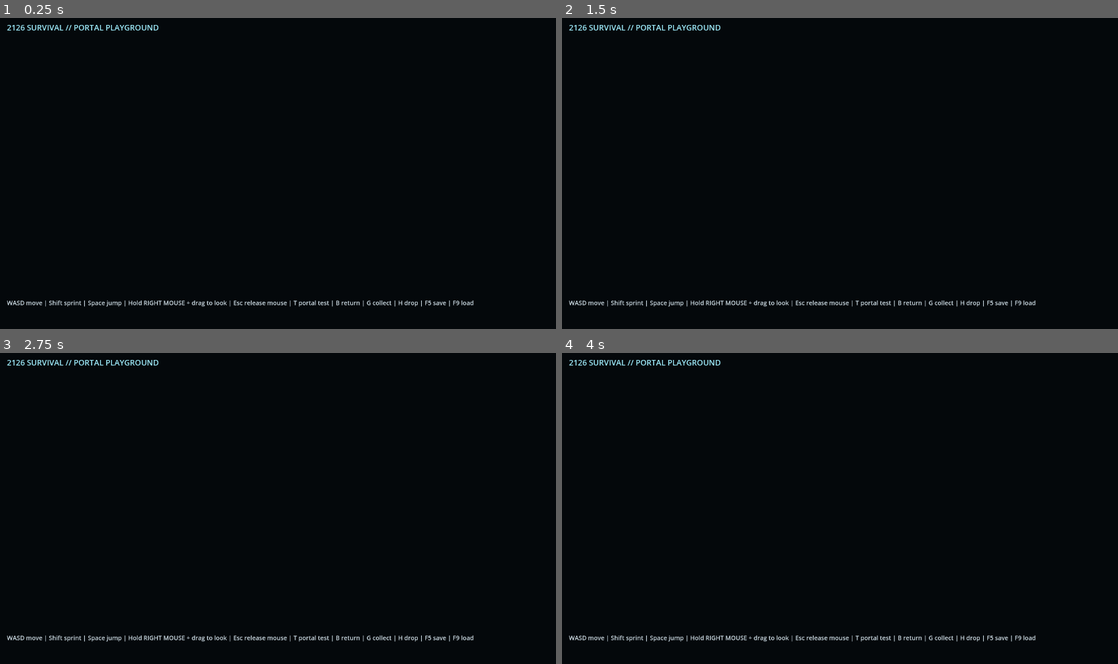
Above: before the commit, frames 1-4 (two rows, left to right).
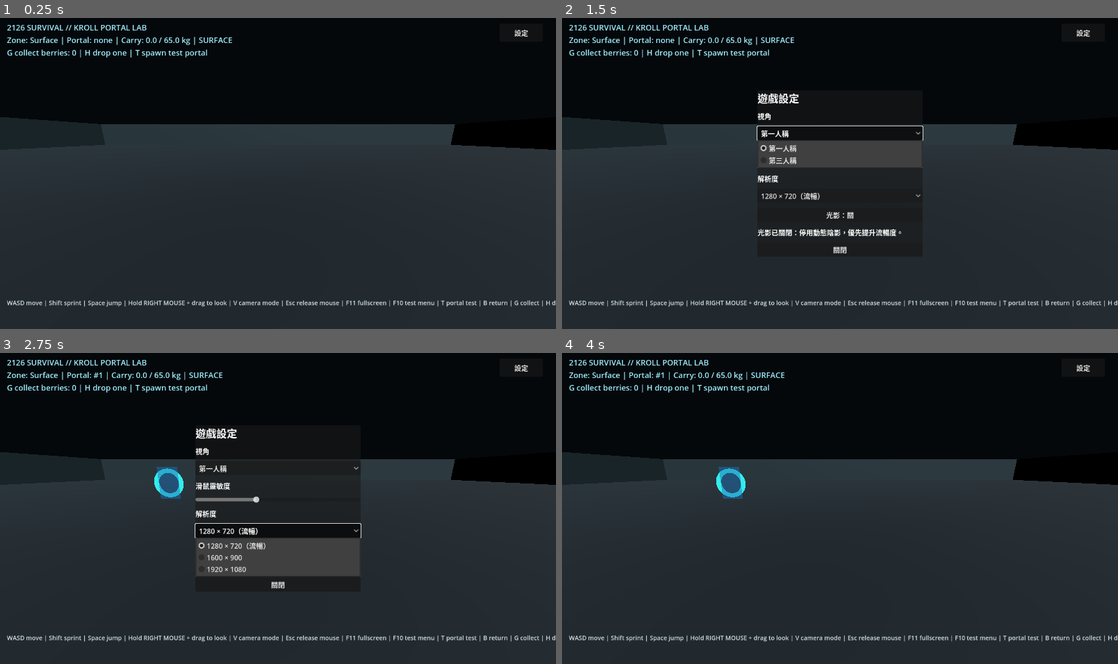
Above: after the commit, the same moments.

Repository: qaqp980520-prog/2126-Survival
Game: Godot game, scene res://prototypes/BackroomsPortalPlayground.tscn
Two runs of this game, one before a commit and one after it. Both use one fixed random seed, a clock stepped at 60 frames per second and the inputs below. This scene is started directly instead of the project's main scene.
Inputs (mouse positions are in pixels of both pictures, inside the frame that each line leads up to):
- Up to frame 1 (0.25 s): no input
- Up to frame 2 (1.5 s): click (1084, 33) at 0.5 s, where only the run after the commit has a clickable "設定"; click (840, 133) at 1.25 s, where only the run after the commit has a clickable "第一人稱"
- Up to frame 3 (2.75 s): click (278, 530) at 2 s, where only the run after the commit has a clickable "1280 × 720（流暢）"
- Up to frame 4 (4 s): click (840, 548) at 2.75 s, where only the run after the commit has a clickable "光影：關"; click (840, 583) at 3.5 s, where only the run after the commit has a clickable "關閉"

The runs differ from the first frame. In frame 1, 65% of the frame differs, in the area x 0-100%, y 2-100%; in frame 2, 60%; in frame 3, 61%; in frame 4, 65%.
Error before the commit: Parse Error: Could not preload resource script "res://systems/CropRegistry.gd". (res://prototypes/BackroomsPortalPlayground.gd:8)

Commit message:
Run 32: align CropRegistry lifecycle indentation with existing GDScript

Diff:
--- a/systems/CropRegistry.gd
+++ b/systems/CropRegistry.gd
@@ -49,82 +49,82 @@
 
 ## Add water to an existing crop. Saturated crops and invalid amounts are no-ops.
 func water_crop(stable_id: String, amount: float, now_unix: int = -1) -> bool:
-    if not _records.has(stable_id) or not is_finite(amount) or amount <= 0.0:
-        return false
-    var candidate: Dictionary = _records[stable_id].duplicate(true)
-    var timestamp: int = now_unix if now_unix > 0 else int(Time.get_unix_time_from_system())
-    if timestamp < int(candidate.get("last_updated_unix", 1)):
-        return false
-    var old_moisture: float = float(candidate.get("moisture", 0.0))
-    var next_moisture: float = minf(100.0, old_moisture + amount)
-    if next_moisture <= old_moisture:
-        return false
-    candidate["moisture"] = next_moisture
-    candidate["last_updated_unix"] = timestamp
-    if not _is_valid_record(stable_id, candidate):
-        return false
-    _records[stable_id] = candidate
-    return true
+	if not _records.has(stable_id) or not is_finite(amount) or amount <= 0.0:
+		return false
+	var candidate: Dictionary = _records[stable_id].duplicate(true)
+	var timestamp: int = now_unix if now_unix > 0 else int(Time.get_unix_time_from_system())
+	if timestamp < int(candidate.get("last_updated_unix", 1)):
+		return false
+	var old_moisture: float = float(candidate.get("moisture", 0.0))
+	var next_moisture: float = minf(100.0, old_moisture + amount)
+	if next_moisture <= old_moisture:
+		return false
+	candidate["moisture"] = next_moisture
+	candidate["last_updated_unix"] = timestamp
+	if not _is_valid_record(stable_id, candidate):
+		return false
+	_records[stable_id] = candidate
+	return true
 
 ## Advance crop growth deterministically; callers own the clock and decide when to tick.
 ## Growth pauses when soil dries. Large or invalid elapsed intervals are rejected.
 func advance_growth(stable_id: String, elapsed_seconds: float, now_unix: int = -1) -> bool:
-    if not _records.has(stable_id):
-        return false
-    if not is_finite(elapsed_seconds) or elapsed_seconds <= 0.0 or elapsed_seconds > MAX_ADVANCE_SECONDS:
-        return false
-    var candidate: Dictionary = _records[stable_id].duplicate(true)
-    var timestamp: int = now_unix if now_unix > 0 else int(Time.get_unix_time_from_system())
-    if timestamp < int(candidate.get("last_updated_unix", 1)):
-        return false
-    var moisture: float = float(candidate.get("moisture", 0.0))
-    var stage: int = int(candidate.get("growth_stage", 0))
-    var progress: float = float(candidate.get("growth_progress", 0.0))
-    var effective_seconds: float = 0.0
-    if stage < MAX_STAGE and moisture > 0.0:
-        effective_seconds = minf(elapsed_seconds, moisture / MOISTURE_DRAIN_PER_SECOND)
-        var total_progress: float = progress + effective_seconds / GROWTH_SECONDS_PER_STAGE
-        while total_progress >= 1.0 - 0.000001 and stage < MAX_STAGE:
-            stage += 1
-            total_progress = maxf(0.0, total_progress - 1.0)
-        if stage >= MAX_STAGE:
-            progress = 1.0
-        else:
-            progress = clampf(total_progress, 0.0, 1.0)
-    candidate["growth_stage"] = stage
-    candidate["growth_progress"] = progress
-    candidate["moisture"] = maxf(0.0, moisture - elapsed_seconds * MOISTURE_DRAIN_PER_SECOND)
-    candidate["last_updated_unix"] = timestamp
-    if not _is_valid_record(stable_id, candidate):
-        return false
-    _records[stable_id] = candidate
-    return true
+	if not _records.has(stable_id):
+		return false
+	if not is_finite(elapsed_seconds) or elapsed_seconds <= 0.0 or elapsed_seconds > MAX_ADVANCE_SECONDS:
+		return false
+	var candidate: Dictionary = _records[stable_id].duplicate(true)
+	var timestamp: int = now_unix if now_unix > 0 else int(Time.get_unix_time_from_system())
+	if timestamp < int(candidate.get("last_updated_unix", 1)):
+		return false
+	var moisture: float = float(candidate.get("moisture", 0.0))
+	var stage: int = int(candidate.get("growth_stage", 0))
+	var progress: float = float(candidate.get("growth_progress", 0.0))
+	var effective_seconds: float = 0.0
+	if stage < MAX_STAGE and moisture > 0.0:
+		effective_seconds = minf(elapsed_seconds, moisture / MOISTURE_DRAIN_PER_SECOND)
+		var total_progress: float = progress + effective_seconds / GROWTH_SECONDS_PER_STAGE
+		while total_progress >= 1.0 - 0.000001 and stage < MAX_STAGE:
+			stage += 1
+			total_progress = maxf(0.0, total_progress - 1.0)
+		if stage >= MAX_STAGE:
+			progress = 1.0
+		else:
+			progress = clampf(total_progress, 0.0, 1.0)
+	candidate["growth_stage"] = stage
+	candidate["growth_progress"] = progress
+	candidate["moisture"] = maxf(0.0, moisture - elapsed_seconds * MOISTURE_DRAIN_PER_SECOND)
+	candidate["last_updated_unix"] = timestamp
+	if not _is_valid_record(stable_id, candidate):
+		return false
+	_records[stable_id] = candidate
+	return true
 
 ## Harvest only a mature crop. The record is reset for a new cycle and harvest_count is retained.
 ## Returns a small receipt dictionary, or an empty dictionary if the crop is not harvestable.
 func harvest_crop(stable_id: String, now_unix: int = -1) -> Dictionary:
-    if not _records.has(stable_id):
-        return {}
-    var candidate: Dictionary = _records[stable_id].duplicate(true)
-    if int(candidate.get("growth_stage", 0)) < MAX_STAGE or float(candidate.get("growth_progress", 0.0)) < 1.0:
-        return {}
-    var timestamp: int = now_unix if now_unix > 0 else int(Time.get_unix_time_from_system())
-    if timestamp < int(candidate.get("last_updated_unix", 1)):
-        return {}
-    candidate["harvest_count"] = int(candidate.get("harvest_count", 0)) + 1
-    candidate["growth_stage"] = MIN_STAGE
-    candidate["growth_progress"] = 0.0
-    candidate["moisture"] = maxf(0.0, float(candidate.get("moisture", 0.0)) - HARVEST_MOISTURE_COST)
-    candidate["last_updated_unix"] = timestamp
-    if not _is_valid_record(stable_id, candidate):
-        return {}
-    _records[stable_id] = candidate
-    return {
-        "ok": true,
-        "stable_id": stable_id,
-        "crop_id": str(candidate.get("crop_id", "")),
-        "harvest_count": int(candidate.get("harvest_count", 0))
-    }
+	if not _records.has(stable_id):
+		return {}
+	var candidate: Dictionary = _records[stable_id].duplicate(true)
+	if int(candidate.get("growth_stage", 0)) < MAX_STAGE or float(candidate.get("growth_progress", 0.0)) < 1.0:
+		return {}
+	var timestamp: int = now_unix if now_unix > 0 else int(Time.get_unix_time_from_system())
+	if timestamp < int(candidate.get("last_updated_unix", 1)):
+		return {}
+	candidate["harvest_count"] = int(candidate.get("harvest_count", 0)) + 1
+	candidate["growth_stage"] = MIN_STAGE
+	candidate["growth_progress"] = 0.0
+	candidate["moisture"] = maxf(0.0, float(candidate.get("moisture", 0.0)) - HARVEST_MOISTURE_COST)
+	candidate["last_updated_unix"] = timestamp
+	if not _is_valid_record(stable_id, candidate):
+		return {}
+	_records[stable_id] = candidate
+	return {
+		"ok": true,
+		"stable_id": stable_id,
+		"crop_id": str(candidate.get("crop_id", "")),
+		"harvest_count": int(candidate.get("harvest_count", 0))
+	}
 
 func remove_crop(stable_id: String) -> bool:
 	if not _records.has(stable_id):
